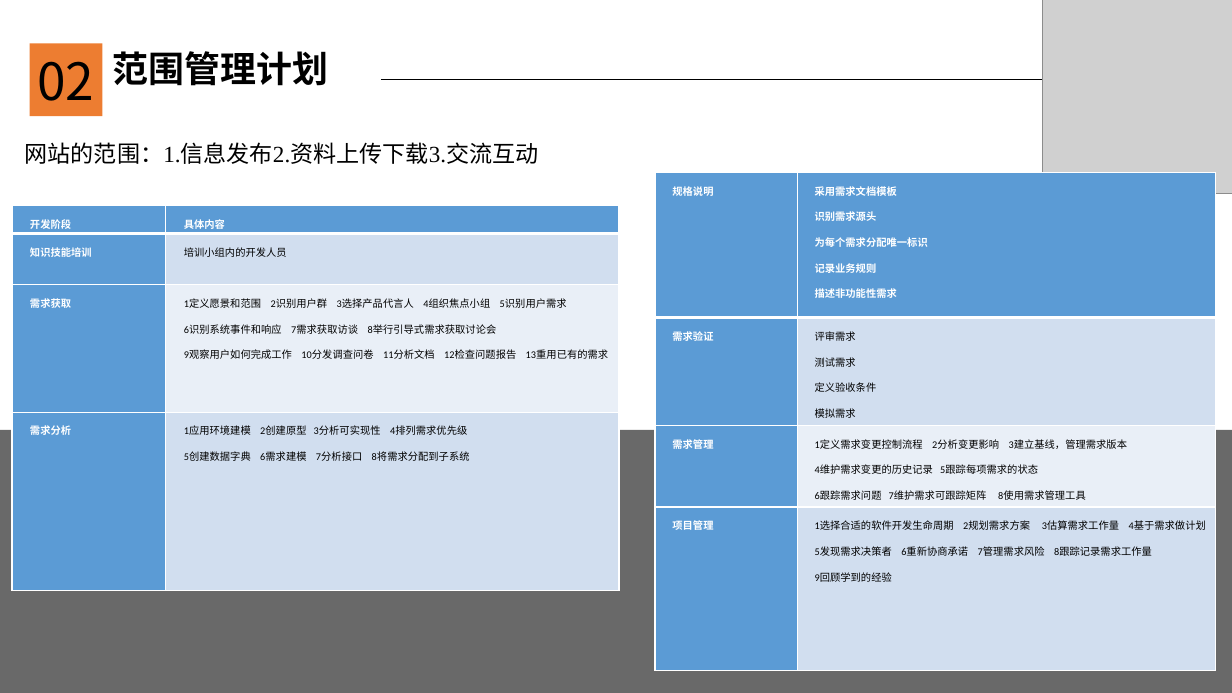
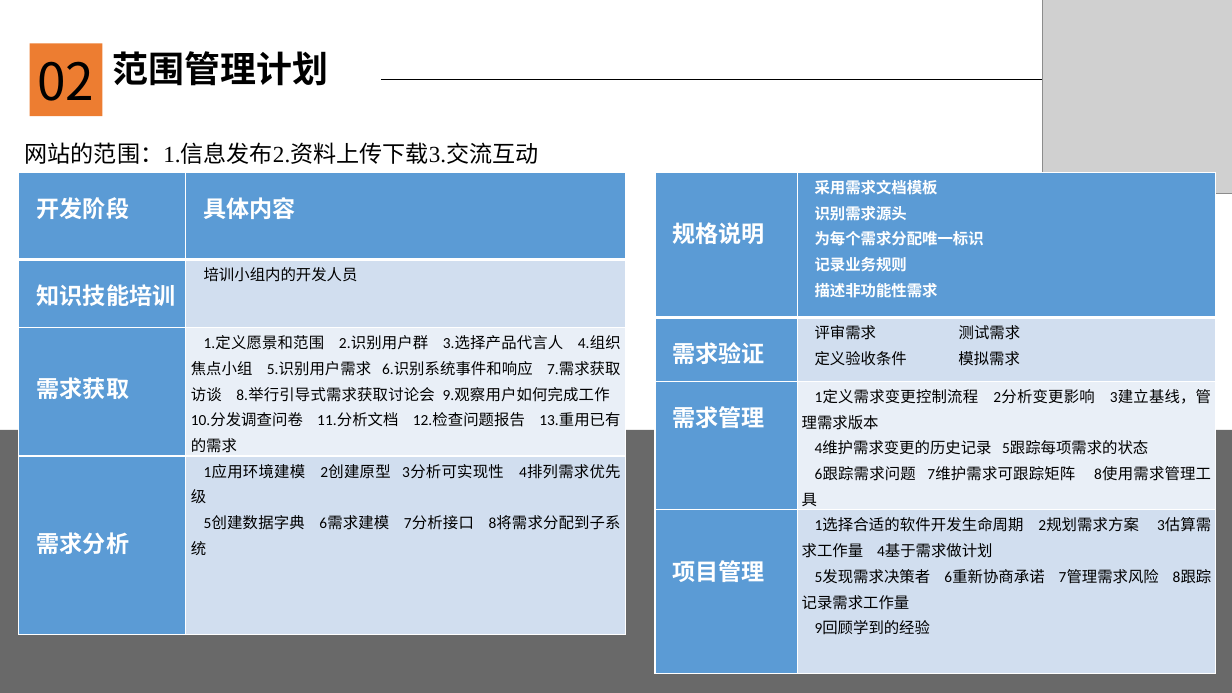
Before and after one commit to JanHonan/store, a slide deck: slide 4 of G2/软件工程系列课程教学辅助网站/非受控文档/陈金润/PRD-G2-需求工程计划ppt.pptx. Drawn at 1232x693 pixels with LibreOffice and Linux fonts; fonts in the diff are those of the drawing; grey boxes stand for pictures; background and template pictures are left out. Boxes give left, top, right and bottom in pixels: in the first picture for what was removed or moved away, otherwise in the second. Text is boxed around its words. In the diff, an @@ line names an element or a change of style, - is before the commit and + after.

Commit message:
简浩男2017-11-2 修改需求工程计划ppt

```diff
--- a/G2/软件工程系列课程教学辅助网站/非受控文档/陈金润/PRD-G2-需求工程计划ppt.pptx
+++ b/G2/软件工程系列课程教学辅助网站/非受控文档/陈金润/PRD-G2-需求工程计划ppt.pptx
@@ table at bbox=[18, 173, 626, 634] @@
-row 3, column 2: 1定义愿景和范围 2识别用户群 3选择产品代言人 4组织焦点小组 5识别用户需求 / 6识别系统事件和响应 7需求获取访谈 8举行引导式需求获取讨论会 / 9观察用户如何完成工作 10分发调查问卷 11分析文档 12检查问题报告 13重用已有的需求
+row 3, column 2: 1.定义愿景和范围 2.识别用户群 3.选择产品代言人 4.组织焦点小组 5.识别用户需求 6.识别系统事件和响应 7.需求获取访谈 8.举行引导式需求获取讨论会 9.观察用户如何完成工作 10.分发调查问卷 11.分析文档 12.检查问题报告 13.重用已有的需求
@@ size 8 to 18 pt in "开发阶段", "具体内容", "知识技能培训", "需求获取" and 1 more places @@
@@ size 8 to 12 pt in "培训小组内的开发人员", "1应用环境建模 2创建原型 3分析可实现性 4排列需求优先级", "5创建数据字典 6需求建模 7分析接口 8将需求分配到子系统" @@
@@ table: place and size @@
-table at bbox=[12, 206, 619, 592]
+table at bbox=[18, 173, 626, 634]
@@ table at bbox=[655, 173, 1216, 671] @@
-row 2, column 2: 评审需求 / 测试需求 / 定义验收条件 / 模拟需求
+row 2, column 2: 评审需求 测试需求 / 定义验收条件 模拟需求
@@ size 8 to 18 pt in "规格说明", "需求验证", "需求管理", "项目管理" @@
@@ size 8 to 12 pt in "采用需求文档模板", "识别需求源头", "为每个需求分配唯一标识", "记录业务规则" and 7 more places @@
```
Also in this commit, not shown: 5 other slides changed, 3 slides added.
